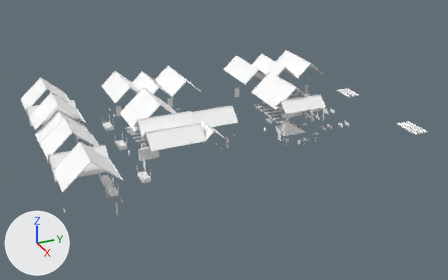
The OBJ model Assets/models/maps/belltower/compiler-safe/east/east_051_planks_dark.obj, before and after one commit.
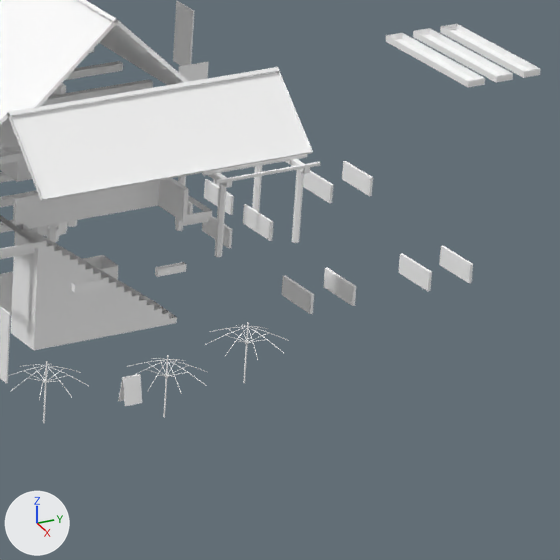
The first picture shows the older version from a 50 mm camera at (3393.0, -2272.0, 2174.0) aimed at (-900.0, -340.0, 27.0). The close-ups show the older and then the newer version on the part from 62% to 81% of the width and 30% to 60% of the height of that picture. Only the edits that show in the close-ups are written down. Every picture has the same lights, and +X, +Y and +Z are marked at lower left. Where no turn or scale is listed for an object, it has been applied to the vertices.

In view in the first close-up: 'east_051_planks_dark'.
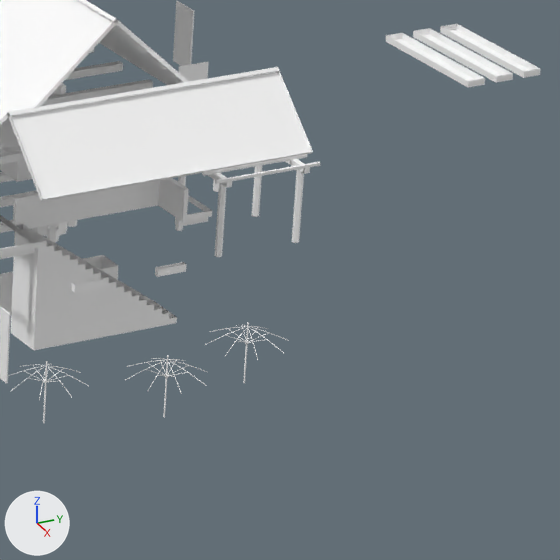
What differs and where, as boxes (x1, y1, x2, y2) in the close-ups (560 x 560 px):
part 1 of me_east_051_planks_dark, deleted
    before: (118, 161, 473, 406)

The edits, one by one:
me_east_051_planks_dark is used by ob_east_051_planks_dark; location (0.0, 0.0, 0.0).
me_east_051_planks_dark had 8632 vertices, 12724 faces and spanned x -1864.0..0.0, y -1814.0..1435.0, z -48.0..502.0.
me_east_051_planks_dark now has 8504 vertices, 12532 faces and spans x -1864.0..0.0, y -1814.0..1435.0, z -48.0..502.0.
me_east_051_planks_dark part 1: 16 loose pieces with 128 vertices, spanning x -1164.0..-619.0, y -1133.0..864.0, z 0.0..35.0, are deleted.
